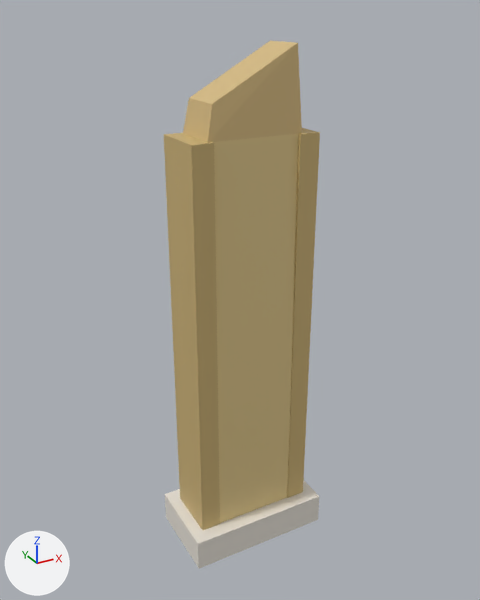
An edit to the glTF model public/studio/v2.15.0/d_building63/model.glb, drawn before and after from the same camera.
Both versions are drawn from a 50 mm camera at (-1.55, -2.8, 2.86) aimed at (0.01, 0.03, 1.45). The lights are fixed; the arrows at lower left show +X, +Y and +Z. The picture after the commit comes second. Where no turn or scale is listed for an object, it has been applied to the vertices.

The first picture shows 'part0', 'part1', 'part2', 'part3', 'part4'.
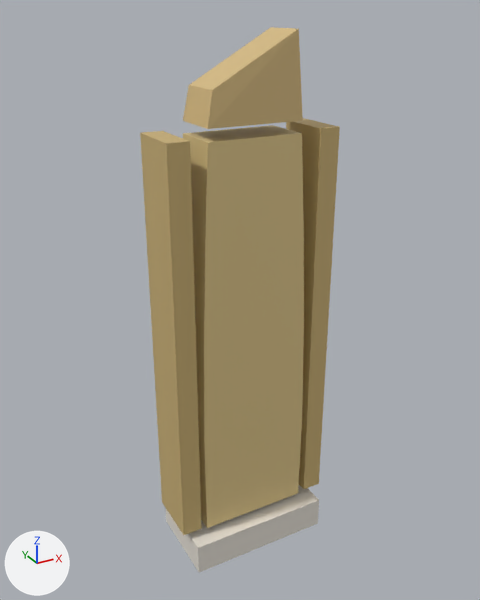
Boxes (x1, y1, x2, y2) around the edits, measured in the pictures (480 x 600 px):
```json
{"object": "part3", "change": "moved", "before": [164, 133, 220, 531], "after": [140, 131, 202, 535]}
{"object": "part4", "change": "moved", "before": [287, 128, 320, 498], "after": [286, 118, 340, 489]}
{"object": "part2", "change": "moved", "before": [183, 41, 302, 143], "after": [183, 27, 303, 129]}
{"object": "part0", "change": "moved", "before": [165, 480, 319, 568], "after": [166, 485, 319, 572]}
```

The change, as JSON lines over the scene's bpy script:
```json
{"block": "me_geometry_0", "where": "# used by ob_part0; location = (0.0, 0.0, 0.0)"}
{"op": "remove", "block": "me_geometry_0", "code": "me_geometry_0.from_pydata(...)  # 8 vertices, 12 faces; spans x -0.403..0.403, y -0.233..0.233, z 0.0..0.18"}
{"op": "add", "block": "me_geometry_0", "code": "me_geometry_0.from_pydata(...)  # 8 vertices, 12 faces; spans x -0.403..0.403, y -0.233..0.233, z -0.029..0.151"}
{"block": "me_geometry_0", "change": "me_geometry_0 part 1: the whole mesh is moved by (0.0, 0.0, -0.029)"}
{"block": "me_geometry_2", "where": "# used by ob_part2; location = (0.0, 0.0, 0.0)"}
{"op": "remove", "block": "me_geometry_2", "code": "me_geometry_2.from_pydata(...)  # 8 vertices, 12 faces; spans x -0.248..0.248, y -0.133..0.133, z 2.32..2.72"}
{"op": "add", "block": "me_geometry_2", "code": "me_geometry_2.from_pydata(...)  # 8 vertices, 12 faces; spans x -0.246..0.25, y -0.133..0.133, z 2.378..2.778"}
{"block": "me_geometry_2", "change": "me_geometry_2 part 2: the whole mesh is moved by (0.002, 0.0, 0.058)"}
{"block": "me_geometry_3", "where": "# used by ob_part3; location = (0.0, 0.0, 0.0)"}
{"op": "remove", "block": "me_geometry_3", "code": "me_geometry_3.from_pydata(...)  # 8 vertices, 12 faces; spans x -0.34..-0.23, y -0.15..0.15, z 0.18..2.32"}
{"op": "add", "block": "me_geometry_3", "code": "me_geometry_3.from_pydata(...)  # 8 vertices, 12 faces; spans x -0.45..-0.34, y -0.15..0.15, z 0.2..2.34"}
{"block": "me_geometry_3", "change": "me_geometry_3 part 3: the whole mesh is moved by (-0.12, 0.0, 0.02)"}
{"block": "me_geometry_4", "where": "# used by ob_part4; location = (0.0, 0.0, 0.0)"}
{"op": "remove", "block": "me_geometry_4", "code": "me_geometry_4.from_pydata(...)  # 8 vertices, 12 faces; spans x 0.23..0.34, y -0.15..0.15, z 0.18..2.32"}
{"op": "add", "block": "me_geometry_4", "code": "me_geometry_4.from_pydata(...)  # 8 vertices, 12 faces; spans x 0.34..0.45, y -0.15..0.15, z 0.2..2.34"}
{"block": "me_geometry_4", "change": "me_geometry_4 part 4: the whole mesh is moved by (0.12, 0.0, 0.02)"}
```
